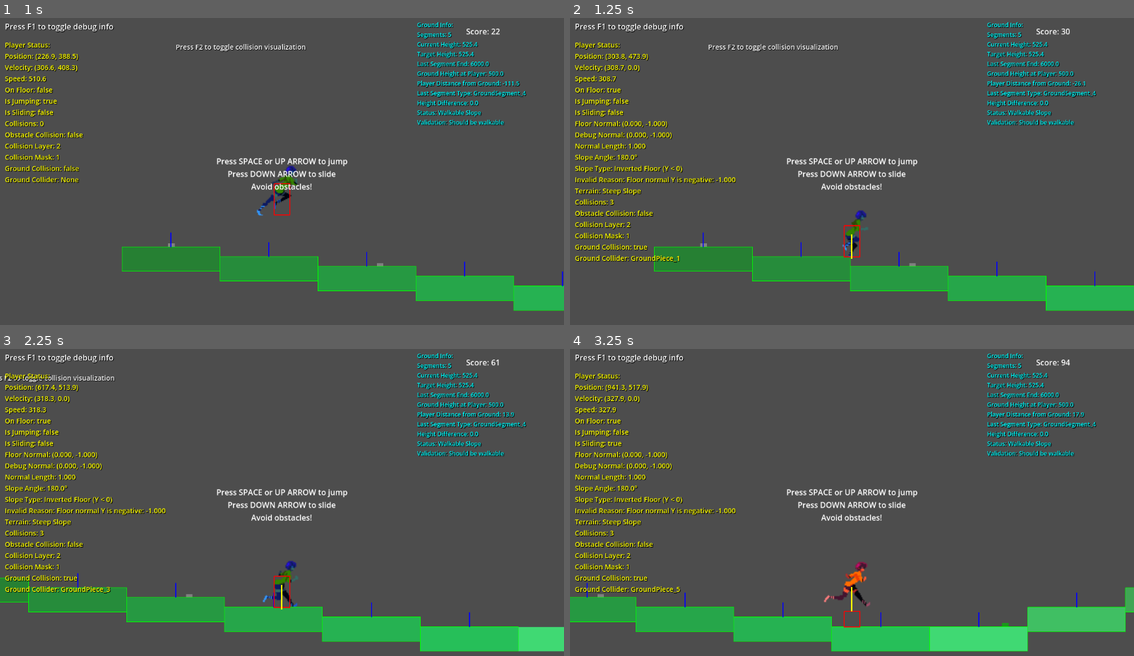
Above: before the commit, frames 1-4 (two rows, left to right).
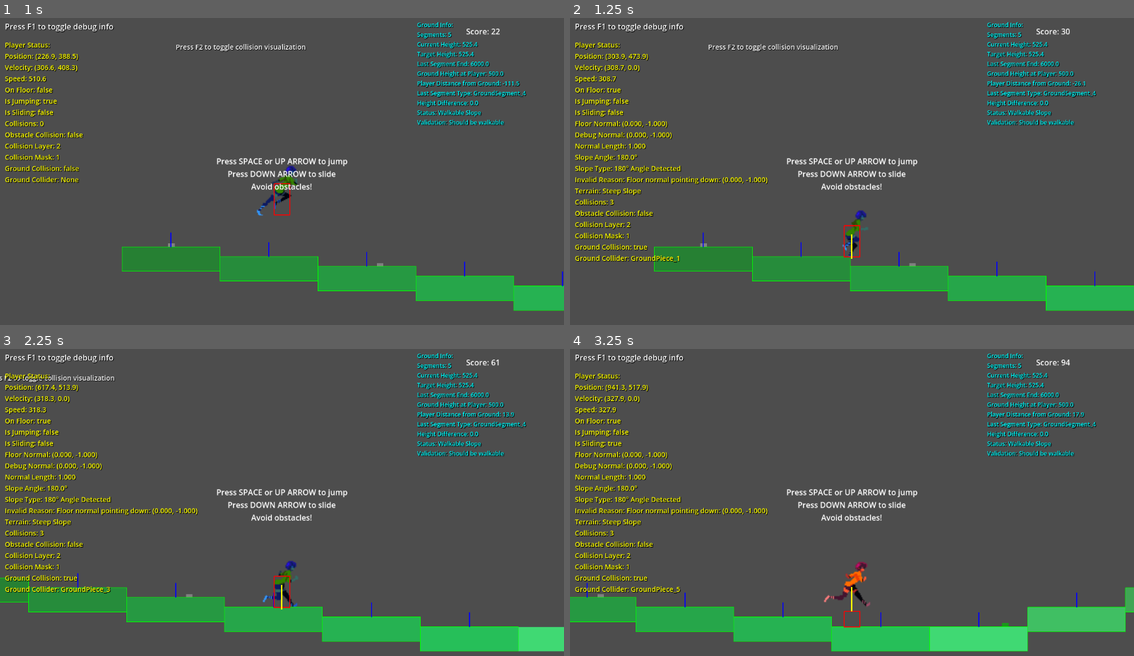
Above: after the commit, the same moments.

Repository: DeweyHur/meme_runner
Game: Godot game, scene res://scenes/MainMenu.tscn
Same seed, same stepped clock (60 frames per second), same inputs: the game is played once before the commit and once after it.
Inputs:
- Up to frame 1 (1 s): click "Start Game" at 0.5 s
- Up to frame 2 (1.25 s): no input
- Up to frame 3 (2.25 s): tap Space (jump) at 1.25, 1.52, 2 s; hold Shift (slide) 1.28-2.03 s; hold Up (ui_up) from 1.28 s (still down); tap Shift (slide) at 2.1 s
- Up to frame 4 (3.25 s): tap Space (jump) at 2.27, 2.75 s; release Up (ui_up) at 2.78 s; hold Down (ui_down) from 2.78 s (still down); hold Shift (slide) from 2.78 s (still down)

Frame 1 is identical in both runs. In frame 2, 0.4% of the frame differs, in the area x 7-36%, y 11-55%; in frame 3, 0.4%; in frame 4, 0.4%.

Commit message:
Fix floor normal detection logic - treat (0, -1) as correct flat ground

Diff:
--- a/scenes/Player.tscn
+++ b/scenes/Player.tscn
@@ -59,7 +59,7 @@
 sprite_frames = SubResource("SpriteFrames_jfpux")
 animation = &"run"
 autoplay = "run"
-frame_progress = 0.882438
+frame_progress = 0.945411
 
 [node name="Camera2D" type="Camera2D" parent="."]
 position_smoothing_enabled = true
--- a/scripts/Player.gd
+++ b/scripts/Player.gd
@@ -42,36 +42,36 @@
 		debug_info["floor_normal_y"] = floor_normal.y
 		debug_info["floor_normal_length"] = floor_normal.length()
 
-		# Check for inverted floor normal (Y < 0) - this indicates upside down collision
-		if floor_normal.y < 0.0:  # Negative Y means upside down or invalid
+		# Check for inverted floor normal (Y > 0) - this indicates upside down collision
+		if floor_normal.y > 0.0:  # Positive Y means upside down or invalid
 			# Force player to fall and reset position
 			velocity.y += gravity * 3.0
-			debug_info["slope_type"] = "Inverted Floor (Y < 0)"
-			debug_info["invalid_reason"] = "Floor normal Y is negative: %.3f" % floor_normal.y
+			debug_info["slope_type"] = "Inverted Floor (Y > 0)"
+			debug_info["invalid_reason"] = "Floor normal Y is positive: %.3f" % floor_normal.y
 			print("Inverted floor normal detected! Floor normal: ", floor_normal)
 			return
 
-		# Check for 180 degree angle (floor normal pointing straight up)
-		if floor_normal.y > 0.99 and abs(floor_normal.x) < 0.1:
+		# Check for 180 degree angle (floor normal pointing straight down)
+		if floor_normal.y < -0.99 and abs(floor_normal.x) < 0.1:
 			debug_info["slope_type"] = "180° Angle Detected"
-			debug_info["invalid_reason"] = "Floor normal pointing up: (%.3f, %.3f)" % [floor_normal.x, floor_normal.y]
+			debug_info["invalid_reason"] = "Floor normal pointing down: (%.3f, %.3f)" % [floor_normal.x, floor_normal.y]
 			print("180° angle detected! Floor normal: ", floor_normal)
 			# Force player to fall
 			velocity.y += gravity * 2.0
 			return
 
 		# Validate floor normal to prevent invalid angles
-		if floor_normal.y < 0.1:  # If floor normal is too horizontal, something is wrong
+		if floor_normal.y > -0.1:  # If floor normal is too horizontal, something is wrong
 			# Force player to fall
 			velocity.y += gravity * 2.0
-			debug_info["slope_type"] = "Invalid (Y < 0.1)"
-			debug_info["invalid_reason"] = "Floor normal Y too low: %.3f" % floor_normal.y
+			debug_info["slope_type"] = "Invalid (Y > -0.1)"
+			debug_info["invalid_reason"] = "Floor normal Y too high: %.3f" % floor_normal.y
 			return
 
 		# If we're on a slope (not flat ground)
-		if floor_normal.y < 0.9:  # Less than 0.9 means we're on a slope
-			# Calculate slope angle
-			var slope_angle = acos(floor_normal.y)
+		if floor_normal.y > -0.9:  # Greater than -0.9 means we're on a slope
+			# Calculate slope angle (use absolute value since normal is negative)
+			var slope_angle = acos(abs(floor_normal.y))
 			debug_info["slope_angle"] = slope_angle
 
 			# If slope is walkable (less than 45 degrees)
Not shown, added: scripts/CollisionVisualizer.gd.uid
